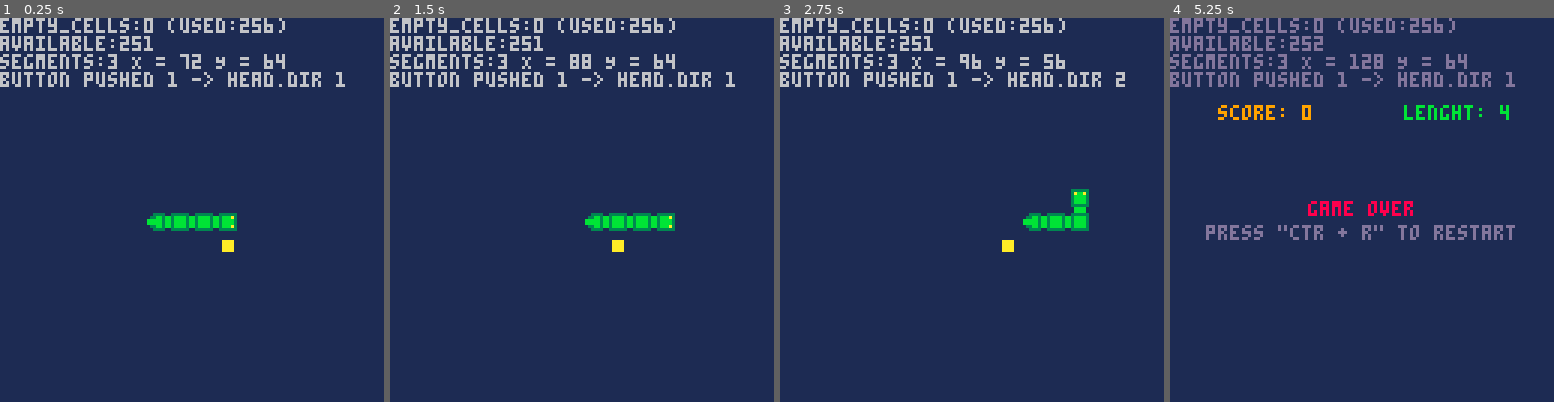
Above: before the commit, frames 1-4 (left to right).
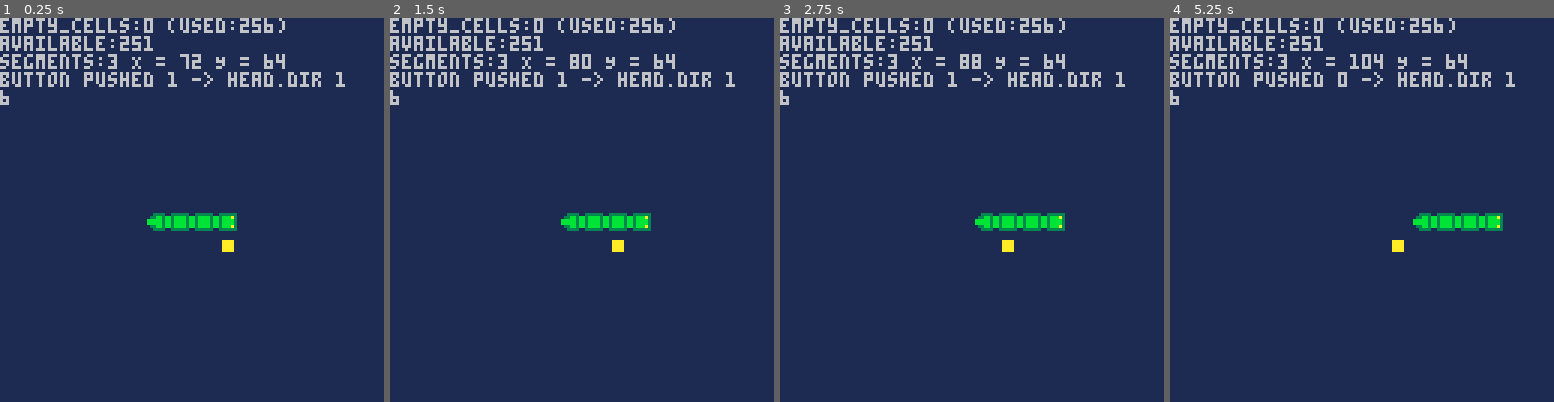
Above: after the commit, the same moments.

Repository: kakardo/Pico-8
Game: PICO-8 cartridge snake.p8
Two runs of this game, one before a commit and one after it. Both use one fixed random seed, a clock stepped at 60 frames per second and the inputs below.
Inputs:
- Up to frame 1 (0.25 s): no input
- Up to frame 2 (1.5 s): tap X (X key) at 0.33, 1.07 s; tap O (Z key) at 0.7 s
- Up to frame 3 (2.75 s): hold Right 1.6-2.1 s; tap O (Z key) at 1.7, 2.1, 2.5 s; tap X (X key) at 1.85 s; hold Up 2.15-2.42 s; hold Right from 2.47 s (still down)
- Up to frame 4 (5.25 s): tap O (Z key) every 0.4 s from 2.9 to 4.9 s; tap X (X key) at 2.97, 4.08, 5.2 s; release Right at 3.03 s; hold Left 3.08-3.58 s; hold Down 3.63-3.97 s; hold Right 4.02-4.68 s; hold Up 4.73-5.03 s; hold Left from 5.08 s (still down)

The runs differ from the first frame. In frame 1, less than 0.1% of the frame differs, in the area x 0-3%, y 18-23%; in frame 2, 0.7%; in frame 3, 1.3%; in frame 4, 7.7%, in the area x 0-90%, y 0-61%.

Commit message:
Bug: Tail rotation is wrong in corners

Diff:
--- a/main.lua
+++ b/main.lua
@@ -48,7 +48,7 @@
 step = 1
 
 -- game loop tick
-tick_goal = 15 -- Default = 5
+tick_goal = 30 -- Default = 5
 tick_count = 0
 
 score = 0
--- a/snake.lua
+++ b/snake.lua
@@ -233,56 +233,50 @@
 function draw_tail()
 	last_segment = get_shape(body.segments)
 	new_tail_shape = 32
-
-	-- Horizontal shape
-	if last_segment == 6 then
-		if body.tail_dir == 0 then
-			new_tail_shape = 16 --left
-		elseif body.tail_dir == 1 then
-			new_tail_shape = 17 --right
-		else
-			new_tail_shape = 32
-		end
-	-- Vertical Shape
-	elseif last_segment == 7 then
-		if body.tail_dir == 2 then
-			new_tail_shape = 18 --UP
-		elseif body.tail_dir == 3 then
-			new_tail_shape = 19 --DOWM
-		else
-			new_tail_shape = 32
-		end
-	elseif last_segment == 2 then
-	elseif last_segment == 3 then
-	else
-		new_tail_shape = 32 --error
+	print(last_segment)
+	-- -- Horizontal shape
+	-- if last_segment == 6 then
+		-- new_tail_shape = convert_to_tail(0, 1, 16, 17)
+	-- -- Vertical Shape
+	-- elseif last_segment == 7 then
+		-- new_tail_shape = convert_to_tail(2, 3, 18, 19)
+
+
+	-- elseif last_segment == 8 then -- NW
+		-- new_tail_shape = convert_to_tail(0, 3, 17, 19)
+	-- elseif last_segment == 9 then -- NE
+		-- new_tail_shape = convert_to_tail(1, 3, 17, 17)
+	-- elseif last_segment == 10 then -- SW
+		-- new_tail_shape = convert_to_tail(0, 3, 17, 19)
+	-- elseif last_segment == 11 then -- SE
+		-- new_tail_shape = convert_to_tail(0, 3, 17, 19)
+	-- else
+		-- new_tail_shape = 32 --error
+	-- end
+
+	if body.tail_dir == 0 then
+		new_tail_shape = 19
+	elseif body.tail_dir == 1 then
+		new_tail_shape = 17
+	elseif body.tail_dir == 2 then
+		new_tail_shape = 18
+	elseif body.tail_dir == 3 then
+		new_tail_shape = 19
 	end
 
 	spr(new_tail_shape, body.x[body.segments], body.y[body.segments])
 end
 
-function convert_to_tail()
-end
-
---[[
-	DIRECTIONS
-	0 = left
-	1 = right
-	2 = up
-	3 = down
-
-	BODY AND TAIL INDEX AND NAME
-	6 = horizontal
-	7 = vertical
-	8 = NW
-	9 = NE
-	10 = SW
-	11 = SE
-	16 = TW
-	17 = TE
-	18 = TN
-	19 = TS
-]]--
+function convert_to_tail(dir1, dir2, shape1, shape2)
+	if body.tail_dir == dir1 then
+		return shape1
+	elseif body.tail_dir == dir2 then
+		return shape2
+	else
+		return 32 --error
+	end
+end
+
 function get_shape(index)
 	x = body.x[index]
 	y = body.y[index]
